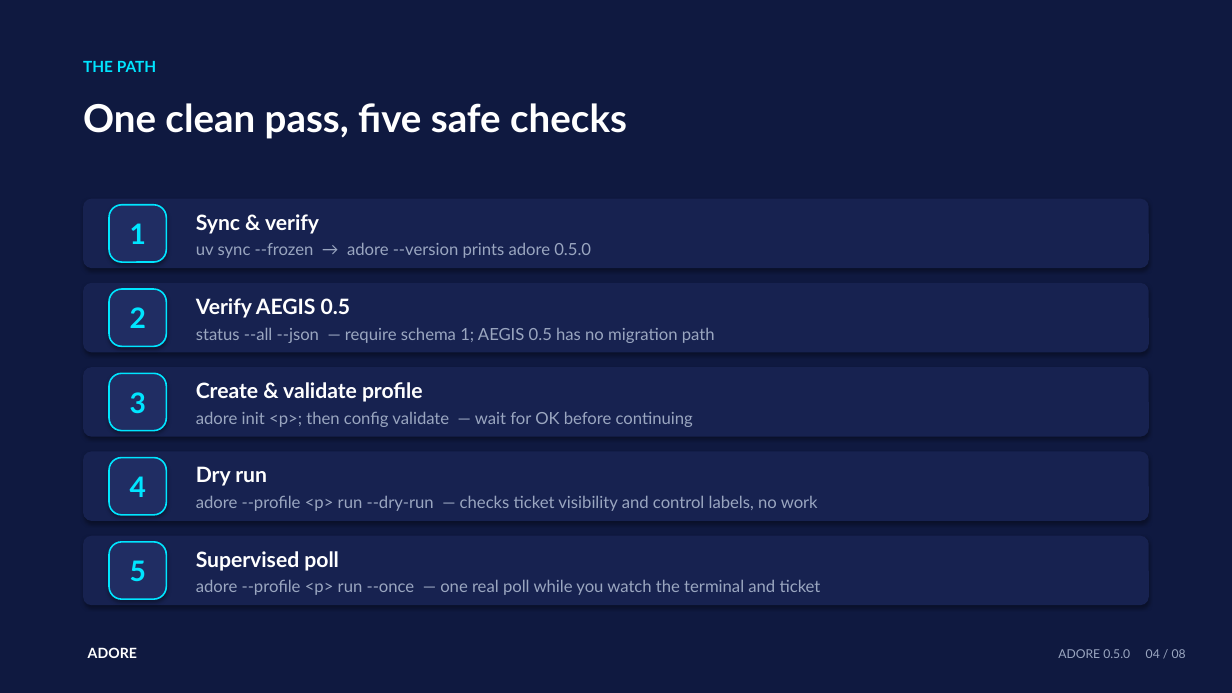
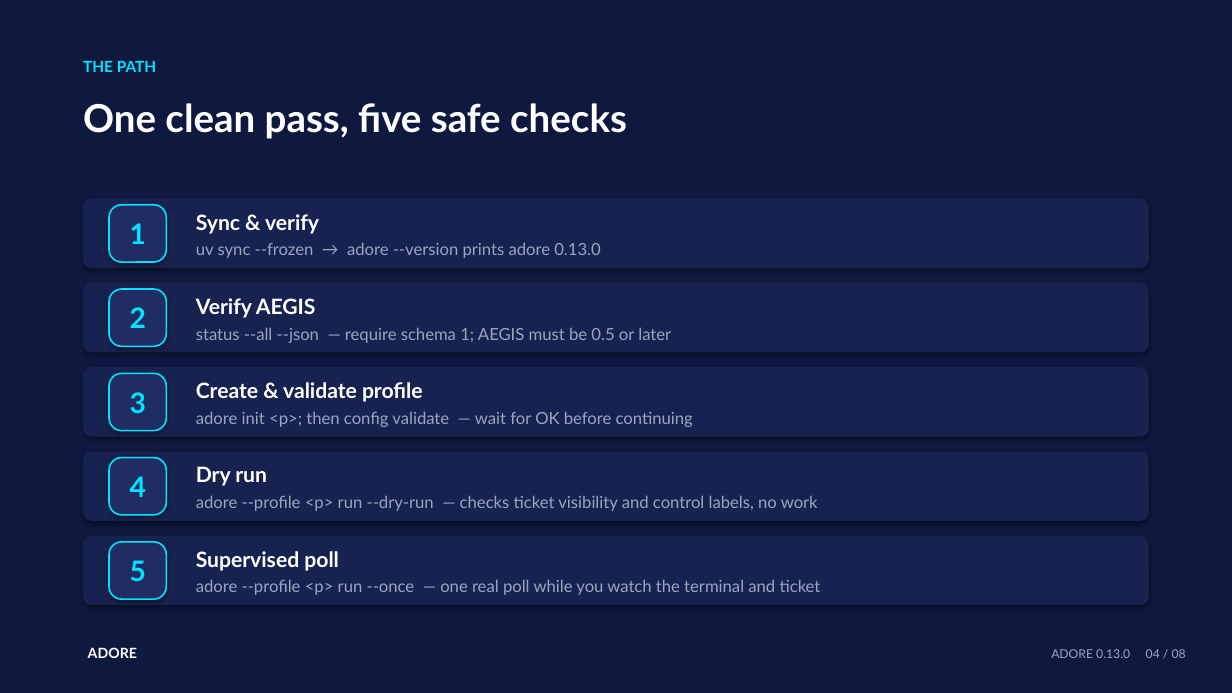
Before and after one commit to DDP-Engineering/AgenticDeliveryOrchestratorRuntimeEngine, a slide deck: slide 4 of 01_Documentation/Operator_Cheat_Sheets/Presentations/ADORE_01_Setup_And_First_Run.pptx. Drawn at 1232x693 pixels with LibreOffice and Linux fonts; fonts in the diff are those of the drawing. Boxes give left, top, right and bottom in pixels: in the first picture for what was removed or moved away, otherwise in the second. Text is boxed around its words. In the diff, an @@ line names an element or a change of style, - is before the commit and + after.

```diff
--- a/01_Documentation/Operator_Cheat_Sheets/Presentations/ADORE_01_Setup_And_First_Run.pptx
+++ b/01_Documentation/Operator_Cheat_Sheets/Presentations/ADORE_01_Setup_And_First_Run.pptx
@@ text at box(196, 243, 601, 258): text changed @@
-uv sync --frozen → adore --version prints adore 0.5.0
+uv sync --frozen → adore --version prints adore 0.13.0
@@ text at box(196, 298, 671, 343): text changed @@
-Verify AEGIS 0.5
-status --all --json — require schema 1; AEGIS 0.5 has no migration path
+Verify AEGIS
+status --all --json — require schema 1; AEGIS must be 0.5 or later
@@ text at box(1051, 649, 1186, 658): text changed @@
-ADORE 0.5.0 04 / 08
+ADORE 0.13.0 04 / 08
```
Also in this commit, not shown: 7 other slides changed, 30 other files.
